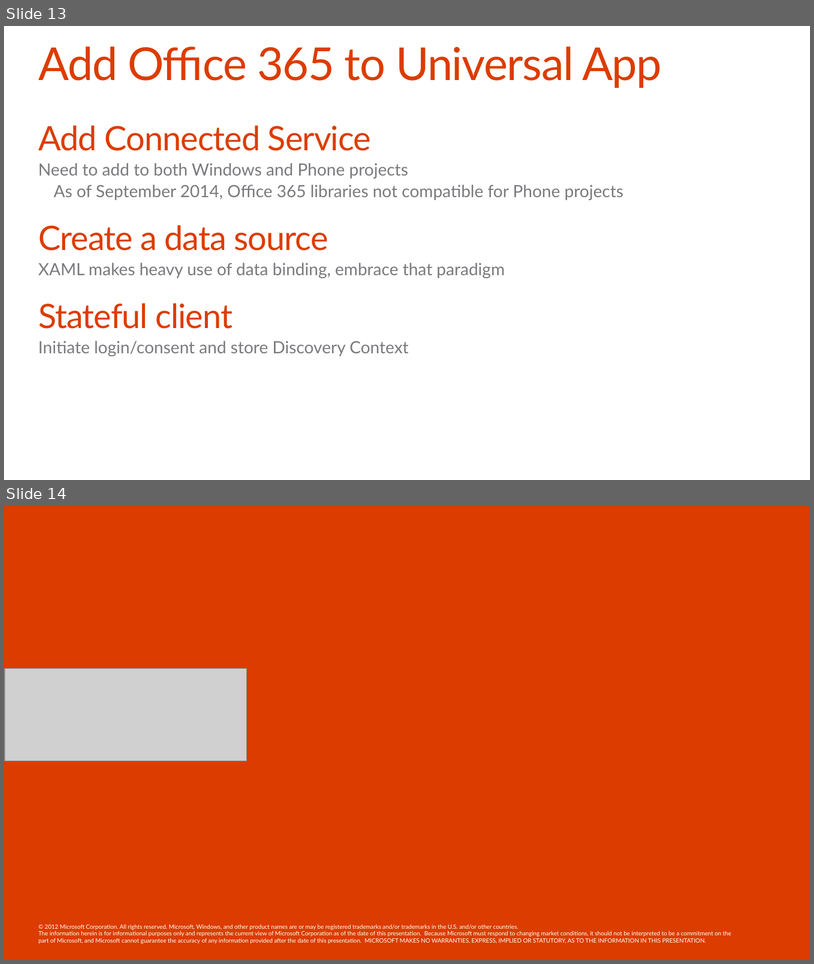
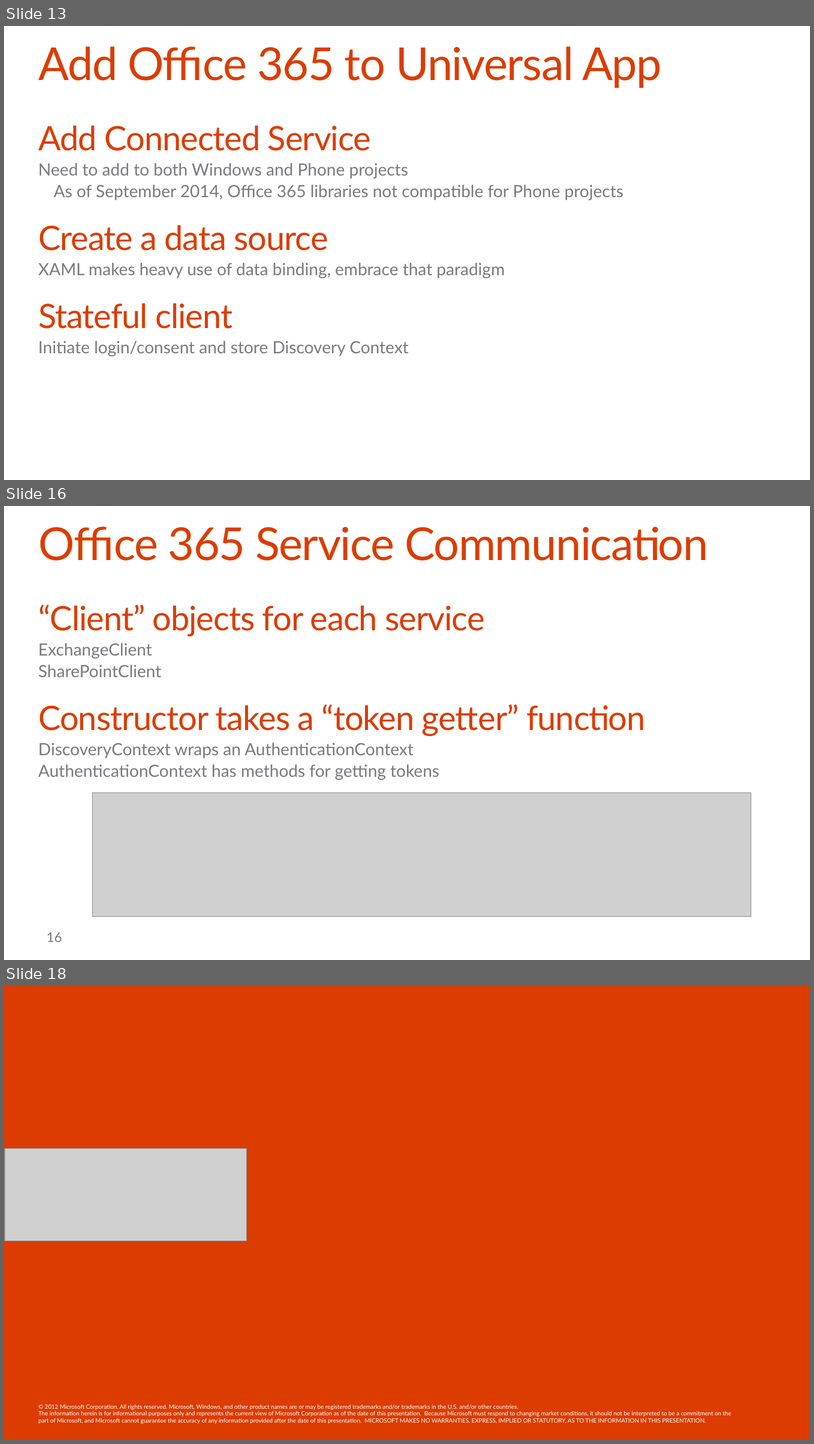
Before and after one commit to OfficeDev/TrainingContent, a slide deck: O3654-5 Deep dive into native Universal Windows App Development with Office 365 APIs/Deep Dive into native Universal App development with Office 365 APIs.pptx. Shown one above the other, each under a label of ours: slides 13 and 14 before the commit, slides 13, 16 and 18 after it; the slides between them are not shown. The pictures are 814x964 and 814x1444 pixels, drawn with LibreOffice and Linux fonts; fonts in the diff are those of the drawing; grey boxes stand for pictures; background and template pictures are left out. Boxes give left, top, right and bottom in pixels: in the first picture for what was removed or moved away, otherwise in the second. Text is boxed around its words. In the diff, an @@ line names an element or a change of style, - is before the commit and + after.

```diff
--- a/O3654-5 Deep dive into native Universal Windows App Development with Office 365 APIs/Deep Dive into native Universal App development with Office 365 APIs.pptx
+++ b/O3654-5 Deep dive into native Universal Windows App Development with Office 365 APIs/Deep Dive into native Universal App development with Office 365 APIs.pptx
@@ slide 16 added at (x1=4, y1=506, x2=810, y2=960), background #FFFFFF @@
@@ title added at (x1=38, y1=526, x2=708, y2=561), 54 pt, text #DC3C00 @@
+Office 365 Service Communication
@@ text added at (x1=38, y1=604, x2=645, y2=780), 20 pt, text #797A7D @@
+“Client” objects for each service
+  ExchangeClient
+  SharePointClient
+Constructor takes a “token getter” function
+  DiscoveryContext wraps an AuthenticationContext
+  AuthenticationContext has methods for getting tokens
@@ picture added at (x1=93, y1=793, x2=752, y2=916) @@
@@ page number added at (x1=47, y1=932, x2=62, y2=942), 16 pt, text #797A7D @@
+16
@@ what was slide 14 is now slide 18 @@
```
Also in this commit, not shown: 3 other slides added.
